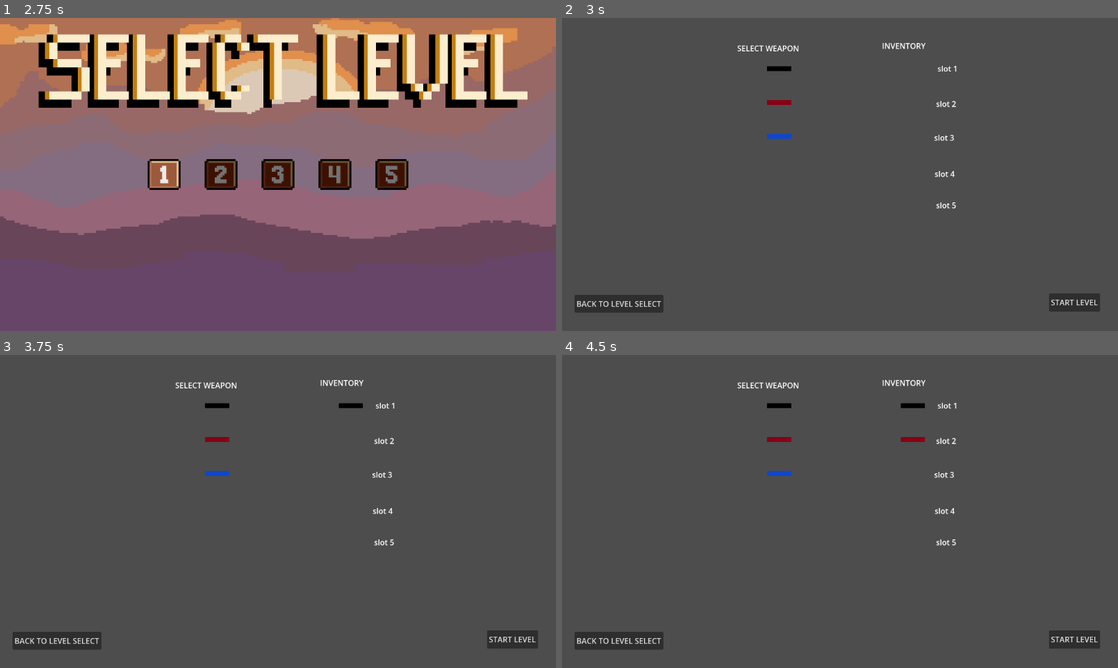
Above: before the commit, frames 1-4 (two rows, left to right).
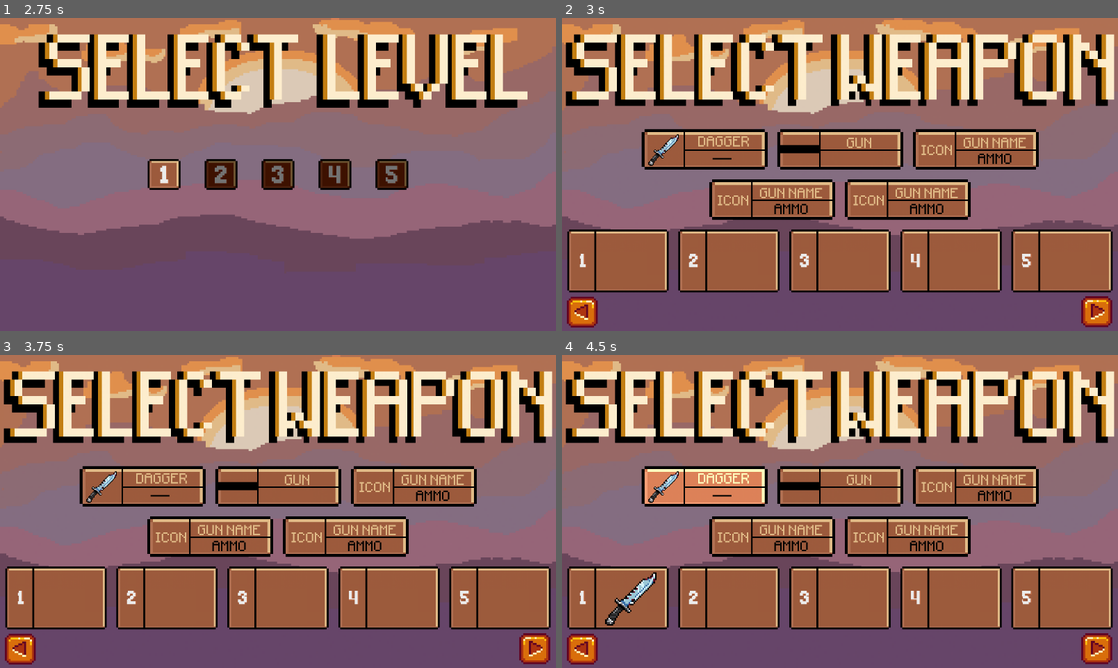
Above: after the commit, the same moments.

Repository: Audxius/Blaze-runner
Game: Godot game, scene res://Scenes/Title screen.tscn
The game is run twice, just before and just after one commit, with the same random seed, the same clock (stepped at 60 frames per second) and the same inputs. This scene is started directly instead of the project's main scene.
Inputs (mouse positions are in pixels of both pictures, inside the frame that each line leads up to; where the layout moved, square brackets give the same spot in the first picture):
- Up to frame 1 (2.75 s): tap Enter (enter) at 0.5 s; move the mouse to (250, 237) at 0.52 s; hold D 0.53-2 s; tap 1 (1) at 0.6 s; tap 2 (2) at 0.8, 1.35 s; move the mouse to (444, 221) at 1.27 s; tap 3 (3) at 1.55 s; click (278, 124) at 2 s
- Up to frame 2 (3 s): click (728, 174) at 2.75 s
- Up to frame 3 (3.75 s): click (216, 405) at 3.52 s
- Up to frame 4 (4.5 s): click (706, 486) [778, 439] at 4.25 s

Frame 1 is identical in both runs. In frame 2, 100% of the frame differs, in the area x 0-100%, y 0-100%; in frame 3, 100%; in frame 4, 100%.

Commit message:
added gun select visuals

Diff:
--- a/Scenes/GunSelectScreen/GunSelectScene.tscn
+++ b/Scenes/GunSelectScreen/GunSelectScene.tscn
@@ -1,18 +1,34 @@
-[gd_scene load_steps=14 format=3 uid="uid://diqcqhhh7hcmy"]
+[gd_scene load_steps=30 format=3 uid="uid://diqcqhhh7hcmy"]
 
 [ext_resource type="Script" path="res://Scenes/GunSelectScreen/gun_select_scene_script.gd" id="1_0yuvc"]
 [ext_resource type="Script" path="res://Scenes/GunSelectScreen/start_level_script.gd" id="1_4s7n6"]
 [ext_resource type="Script" path="res://Scenes/GunSelectScreen/button_script.gd" id="1_c5pn4"]
+[ext_resource type="Texture2D" uid="uid://le28kvrnwj14" path="res://Scenes/GunSelectScreen/start button.png" id="2_713q0"]
+[ext_resource type="Texture2D" uid="uid://btsusdhu7nk5v" path="res://Scenes/GunSelectScreen/background.png" id="2_wbldg"]
+[ext_resource type="Texture2D" uid="uid://dbku15fyjknaj" path="res://Scenes/GunSelectScreen/start button highlight.png" id="4_84ndr"]
 [ext_resource type="Texture2D" uid="uid://dh7obdnfkm5sc" path="res://Scenes/Weapons/placeholder1.png" id="4_x5amm"]
-[ext_resource type="Texture2D" uid="uid://b3wrp3al7v2g0" path="res://Scenes/Weapons/placeholder2.png" id="5_i8j7d"]
 [ext_resource type="PackedScene" uid="uid://bcql748qrufws" path="res://Scenes/Weapons/placeholder1.tscn" id="6_ytju4"]
+[ext_resource type="Texture2D" uid="uid://dq5l1bbpd2klw" path="res://Scenes/GunSelectScreen/dagger button highlight.png" id="7_06w2l"]
 [ext_resource type="PackedScene" uid="uid://bqd3mql8a8feh" path="res://Scenes/GunSelectScreen/WeaponSelectButton.tscn" id="7_12d60"]
 [ext_resource type="PackedScene" uid="uid://cleirbyd7kb75" path="res://Scenes/GunSelectScreen/InventoryButtonScene.tscn" id="7_shw18"]
-[ext_resource type="Texture2D" uid="uid://dbw5sde6vl7xu" path="res://Scenes/Weapons/placeholder3.png" id="7_unjq2"]
-[ext_resource type="PackedScene" uid="uid://dia1xvjitklko" path="res://Scenes/Weapons/placeholder2.tscn" id="8_r34f4"]
 [ext_resource type="Texture2D" uid="uid://dx8eaord5dax5" path="res://Scenes/Weapons/hideTexture.png" id="8_xmaa4"]
-[ext_resource type="PackedScene" uid="uid://cmjh8ysbdmj5v" path="res://Scenes/Weapons/placeholder3.tscn" id="10_21k1o"]
+[ext_resource type="PackedScene" uid="uid://dsafi7m7f0lf7" path="res://Scenes/Weapons/dagger.tscn" id="9_ovotd"]
+[ext_resource type="Texture2D" uid="uid://dlh0rd57bif8" path="res://Scenes/GunSelectScreen/gun button temp.png" id="10_kbua6"]
 [ext_resource type="AudioStream" uid="uid://co3dvbugwpq3s" path="res://Scenes/GunSelectScreen/Gun_Select_audio.wav" id="10_rc4ro"]
+[ext_resource type="Texture2D" uid="uid://chycwpwoopcff" path="res://Scenes/GunSelectScreen/gun button highlight.png" id="11_q3hth"]
+[ext_resource type="Texture2D" uid="uid://cfaj6uwethkmd" path="res://Scenes/GunSelectScreen/weapon button.png" id="12_ankj3"]
+[ext_resource type="Texture2D" uid="uid://cb1w07avttfuv" path="res://Scenes/GunSelectScreen/button1.png" id="13_f86g5"]
+[ext_resource type="Texture2D" uid="uid://ct6twxlmggtgs" path="res://Scenes/Weapons/dagger.png" id="14_fvd13"]
+[ext_resource type="Texture2D" uid="uid://dfx2lpwf1lrtr" path="res://Scenes/GunSelectScreen/button2.png" id="15_fof0l"]
+[ext_resource type="Texture2D" uid="uid://8b3wbplsiqyp" path="res://Scenes/GunSelectScreen/dagger button.png" id="16_1kqk6"]
+[ext_resource type="Texture2D" uid="uid://df41lh2b47nd8" path="res://Scenes/GunSelectScreen/button3.png" id="16_au88s"]
+[ext_resource type="Texture2D" uid="uid://2i7aaywjv2mw" path="res://Scenes/GunSelectScreen/button4.png" id="17_3umhq"]
+[ext_resource type="Texture2D" uid="uid://bhq1tuftoohxg" path="res://Scenes/GunSelectScreen/button1 highlight.png" id="17_7m4ea"]
+[ext_resource type="Texture2D" uid="uid://bywd8wdg3g2yg" path="res://Scenes/GunSelectScreen/button5.png" id="18_hwgqp"]
+[ext_resource type="Texture2D" uid="uid://drf3jyfankcxg" path="res://Scenes/GunSelectScreen/button2 highlight.png" id="20_uxart"]
+[ext_resource type="Texture2D" uid="uid://cerxcjnswi4pt" path="res://Scenes/GunSelectScreen/button3 highlight.png" id="22_pc8cf"]
+[ext_resource type="Texture2D" uid="uid://cnfdag1ws0yhl" path="res://Scenes/GunSelectScreen/button4 highlight.png" id="24_ojvfr"]
+[ext_resource type="Texture2D" uid="uid://buixnqnlyaenq" path="res://Scenes/GunSelectScreen/button5 highlight.png" id="26_wcima"]
 
 [node name="GunSelectScene" type="Control"]
 layout_mode = 3
@@ -23,34 +39,50 @@
 grow_vertical = 2
 script = ExtResource("1_0yuvc")
 
-[node name="StartLevelButton" type="Button" parent="."]
+[node name="TextureRect" type="TextureRect" parent="."]
+layout_mode = 1
+anchors_preset = 15
+anchor_right = 1.0
+anchor_bottom = 1.0
+grow_horizontal = 2
+grow_vertical = 2
+texture = ExtResource("2_wbldg")
+
+[node name="StartLevelButton" type="TextureButton" parent="."]
 layout_mode = 0
-offset_left = 1009.0
-offset_top = 570.0
-offset_right = 1115.0
-offset_bottom = 608.0
-text = "START LEVEL"
+offset_left = 1076.0
+offset_top = 576.0
+offset_right = 1140.0
+offset_bottom = 640.0
+texture_normal = ExtResource("2_713q0")
+texture_hover = ExtResource("4_84ndr")
 script = ExtResource("1_4s7n6")
 
-[node name="GoToLevelSelectButton" type="Button" parent="."]
+[node name="GoToLevelSelectButton" type="TextureButton" parent="."]
 layout_mode = 0
-offset_left = 26.0
-offset_top = 573.0
-offset_right = 210.0
-offset_bottom = 610.0
-text = "BACK TO LEVEL SELECT"
+offset_left = 10.0
+offset_top = 577.0
+offset_right = 74.0
+offset_bottom = 641.0
+texture_normal = ExtResource("2_713q0")
+texture_hover = ExtResource("4_84ndr")
+flip_h = true
 script = ExtResource("1_c5pn4")
 levelPath = NodePath("res://Scenes/LevelSelectScreen/LevelSelectScene.tscn")
 
 [node name="MarginContainer" type="MarginContainer" parent="."]
 layout_mode = 1
-anchors_preset = -1
-anchor_bottom = 0.837
-offset_right = 500.0
-offset_bottom = 6.62396
+anchors_preset = 8
+anchor_left = 0.5
+anchor_top = 0.5
+anchor_right = 0.5
+anchor_bottom = 0.5
+offset_left = -595.5
+offset_top = -144.0
+offset_right = 595.5
+offset_bottom = 144.0
+grow_horizontal = 2
 grow_vertical = 2
-theme_override_constants/margin_left = 400
-theme_override_constants/margin_top = 100
 
 [node name="HBoxContainer" type="HBoxContainer" parent="MarginContainer"]
 layout_mode = 2
@@ -58,127 +90,196 @@
 
 [node name="GridContainer" type="GridContainer" parent="MarginContainer/HBoxContainer"]
 layout_mode = 2
-theme_override_constants/v_separation = 60
-
-[node name="WeaponSelectButton" parent="MarginContainer/HBoxContainer/GridContainer" instance=ExtResource("7_12d60")]
-layout_mode = 2
-texture_normal = ExtResource("4_x5amm")
+size_flags_vertical = 4
+theme_override_constants/h_separation = 20
+theme_override_constants/v_separation = 20
+
+[node name="HBoxContainer" type="HBoxContainer" parent="MarginContainer/HBoxContainer/GridContainer"]
+layout_mode = 2
+theme_override_constants/separation = 20
+
+[node name="WeaponSelectButton2" parent="MarginContainer/HBoxContainer/GridContainer/HBoxContainer" instance=ExtResource("7_12d60")]
+layout_mode = 2
+texture_normal = ExtResource("16_1kqk6")
+texture_hover = ExtResource("7_06w2l")
+weaponTexture = ExtResource("14_fvd13")
+weaponScenePacked = ExtResource("9_ovotd")
+
+[node name="TextureRect" type="TextureRect" parent="MarginContainer/HBoxContainer/GridContainer/HBoxContainer/WeaponSelectButton2"]
+layout_mode = 1
+anchors_preset = -1
+anchor_left = 0.019
+anchor_top = 0.071
+anchor_right = 0.019
+anchor_bottom = 0.071
+offset_left = 0.0409999
+offset_top = 0.0359998
+offset_right = 82.041
+offset_bottom = 72.036
+texture = ExtResource("14_fvd13")
+expand_mode = 1
+stretch_mode = 5
+
+[node name="WeaponSelectButton3" parent="MarginContainer/HBoxContainer/GridContainer/HBoxContainer" instance=ExtResource("7_12d60")]
+layout_mode = 2
+texture_normal = ExtResource("10_kbua6")
+texture_hover = ExtResource("11_q3hth")
 weaponTexture = ExtResource("4_x5amm")
 weaponScenePacked = ExtResource("6_ytju4")
 
-[node name="WeaponSelectButton2" parent="MarginContainer/HBoxContainer/GridContainer" instance=ExtResource("7_12d60")]
-layout_mode = 2
-texture_normal = ExtResource("5_i8j7d")
-weaponTexture = ExtResource("5_i8j7d")
-weaponScenePacked = ExtResource("8_r34f4")
-
-[node name="WeaponSelectButton3" parent="MarginContainer/HBoxContainer/GridContainer" instance=ExtResource("7_12d60")]
-layout_mode = 2
-texture_normal = ExtResource("7_unjq2")
-weaponTexture = ExtResource("7_unjq2")
-weaponScenePacked = ExtResource("10_21k1o")
+[node name="TextureRect" type="TextureRect" parent="MarginContainer/HBoxContainer/GridContainer/HBoxContainer/WeaponSelectButton3"]
+layout_mode = 0
+offset_right = 89.0
+offset_bottom = 83.0
+texture = ExtResource("4_x5amm")
+expand_mode = 2
+stretch_mode = 5
+
+[node name="WeaponSelectButton4" parent="MarginContainer/HBoxContainer/GridContainer/HBoxContainer" instance=ExtResource("7_12d60")]
+layout_mode = 2
+texture_normal = ExtResource("12_ankj3")
+
+[node name="TextureRect" type="TextureRect" parent="MarginContainer/HBoxContainer/GridContainer/HBoxContainer/WeaponSelectButton4"]
+offset_right = 40.0
+offset_bottom = 40.0
+
+[node name="HBoxContainer2" type="HBoxContainer" parent="MarginContainer/HBoxContainer/GridContainer"]
+layout_mode = 2
+size_flags_horizontal = 4
+theme_override_constants/separation = 20
+
+[node name="WeaponSelectButton5" parent="MarginContainer/HBoxContainer/GridContainer/HBoxContainer2" instance=ExtResource("7_12d60")]
+layout_mode = 2
+texture_normal = ExtResource("12_ankj3")
+
+[node name="TextureRect" type="TextureRect" parent="MarginContainer/HBoxContainer/GridContainer/HBoxContainer2/WeaponSelectButton5"]
+offset_right = 40.0
+offset_bottom = 40.0
+
+[node name="WeaponSelectButton6" parent="MarginContainer/HBoxContainer/GridContainer/HBoxContainer2" instance=ExtResource("7_12d60")]
+layout_mode = 2
+texture_normal = ExtResource("12_ankj3")
+
+[node name="TextureRect" type="TextureRect" parent="MarginContainer/HBoxContainer/GridContainer/HBoxContainer2/WeaponSelectButton6"]
+offset_right = 40.0
+offset_bottom = 40.0
 
 [node name="MarginContainer2" type="MarginContainer" parent="."]
 layout_mode = 1
 anchors_preset = -1
-anchor_left = 1.0
+anchor_top = 0.9
 anchor_right = 1.0
-anchor_bottom = 0.829
-offset_left = -400.0
-offset_bottom = 3.80798
-grow_horizontal = 0
-grow_vertical = 2
-theme_override_constants/margin_top = 100
-theme_override_constants/margin_right = 400
+anchor_bottom = 0.9
+offset_top = -225.2
+offset_bottom = 6.79999
+grow_horizontal = 2
+grow_vertical = 0
+theme_override_constants/margin_top = 80
 
 [node name="HBoxContainer" type="HBoxContainer" parent="MarginContainer2"]
 layout_mode = 2
+theme_override_constants/separation = 20
 alignment = 1
 
-[node name="GridContainer" type="GridContainer" parent="MarginContainer2/HBoxContainer"]
-layout_mode = 2
-theme_override_constants/v_separation = 60
-
-[node name="InventoryButtonScene" parent="MarginContainer2/HBoxContainer/GridContainer" instance=ExtResource("7_shw18")]
-layout_mode = 2
-texture_normal = ExtResource("8_xmaa4")
-hideTexture = ExtResource("8_xmaa4")
-
-[node name="InventoryButtonScene2" parent="MarginContainer2/HBoxContainer/GridContainer" instance=ExtResource("7_shw18")]
-layout_mode = 2
-texture_normal = ExtResource("8_xmaa4")
-hideTexture = ExtResource("8_xmaa4")
-
-[node name="InventoryButtonScene3" parent="MarginContainer2/HBoxContainer/GridContainer" instance=ExtResource("7_shw18")]
-layout_mode = 2
-texture_normal = ExtResource("8_xmaa4")
-hideTexture = ExtResource("8_xmaa4")
-
-[node name="InventoryButtonScene4" parent="MarginContainer2/HBoxContainer/GridContainer" instance=ExtResource("7_shw18")]
-layout_mode = 2
-texture_normal = ExtResource("8_xmaa4")
-hideTexture = ExtResource("8_xmaa4")
-
-[node name="InventoryButtonScene5" parent="MarginContainer2/HBoxContainer/GridContainer" instance=ExtResource("7_shw18")]
-layout_mode = 2
-texture_normal = ExtResource("8_xmaa4")
-hideTexture = ExtResource("8_xmaa4")
-
-[node name="Label" type="Label" parent="."]
-layout_mode = 0
-offset_left = 363.0
-offset_top = 51.0
-offset_right = 492.0
-offset_bottom = 74.0
-text = "SELECT WEAPON"
-
-[node name="Label2" type="Label" parent="."]
-layout_mode = 0
-offset_left = 663.0
-offset_top = 46.0
-offset_right = 792.0
-offset_bottom = 69.0
-text = "INVENTORY"
-
-[node name="Label3" type="Label" parent="."]
-layout_mode = 0
-offset_left = 778.0
-offset_top = 93.0
-offset_right = 907.0
-offset_bottom = 116.0
-text = "slot 1"
-
-[node name="Label4" type="Label" parent="."]
-layout_mode = 0
-offset_left = 775.0
-offset_top = 166.0
-offset_right = 904.0
-offset_bottom = 189.0
-text = "slot 2"
-
-[node name="Label5" type="Label" parent="."]
-layout_mode = 0
-offset_left = 771.0
-offset_top = 236.0
-offset_right = 900.0
-offset_bottom = 259.0
-text = "slot 3"
-
-[node name="Label6" type="Label" parent="."]
-layout_mode = 0
-offset_left = 772.0
-offset_top = 311.0
-offset_right = 901.0
-offset_bottom = 334.0
-text = "slot 4"
-
-[node name="Label7" type="Label" parent="."]
-layout_mode = 0
-offset_left = 775.0
-offset_top = 376.0
-offset_right = 904.0
-offset_bottom = 399.0
-text = "slot 5"
+[node name="InventoryButtonScene" parent="MarginContainer2/HBoxContainer" instance=ExtResource("7_shw18")]
+layout_mode = 2
+texture_normal = ExtResource("13_f86g5")
+texture_hover = ExtResource("17_7m4ea")
+hideTexture = ExtResource("8_xmaa4")
+
+[node name="TextureRect" type="TextureRect" parent="MarginContainer2/HBoxContainer/InventoryButtonScene"]
+layout_mode = 1
+anchors_preset = -1
+anchor_left = 0.286
+anchor_top = 0.024
+anchor_right = 0.286
+anchor_bottom = 0.024
+offset_left = -0.0600014
+offset_top = 0.2
+offset_right = 144.94
+offset_bottom = 121.2
+expand_mode = 2
+stretch_mode = 5
+
+[node name="InventoryButtonScene2" parent="MarginContainer2/HBoxContainer" instance=ExtResource("7_shw18")]
+layout_mode = 2
+texture_normal = ExtResource("15_fof0l")
+texture_hover = ExtResource("20_uxart")
+hideTexture = ExtResource("8_xmaa4")
+
+[node name="TextureRect" type="TextureRect" parent="MarginContainer2/HBoxContainer/InventoryButtonScene2"]
+layout_mode = 1
+anchors_preset = -1
+anchor_left = 0.286
+anchor_top = 0.024
+anchor_right = 0.286
+anchor_bottom = 0.024
+offset_left = -0.0600014
+offset_top = 0.2
+offset_right = 144.94
+offset_bottom = 121.2
+expand_mode = 2
+stretch_mode = 5
+
+[node name="InventoryButtonScene3" parent="MarginContainer2/HBoxContainer" instance=ExtResource("7_shw18")]
+layout_mode = 2
+texture_normal = ExtResource("16_au88s")
+texture_hover = ExtResource("22_pc8cf")
+hideTexture = ExtResource("8_xmaa4")
+
+[node name="TextureRect" type="TextureRect" parent="MarginContainer2/HBoxContainer/InventoryButtonScene3"]
+layout_mode = 1
+anchors_preset = -1
+anchor_left = 0.286
+anchor_top = 0.024
+anchor_right = 0.286
+anchor_bottom = 0.024
+offset_left = -0.0600014
+offset_top = 0.2
+offset_right = 144.94
+offset_bottom = 121.2
+expand_mode = 2
+stretch_mode = 5
+
+[node name="InventoryButtonScene4" parent="MarginContainer2/HBoxContainer" instance=ExtResource("7_shw18")]
+layout_mode = 2
+texture_normal = ExtResource("17_3umhq")
+texture_hover = ExtResource("24_ojvfr")
+hideTexture = ExtResource("8_xmaa4")
+
+[node name="TextureRect" type="TextureRect" parent="MarginContainer2/HBoxContainer/InventoryButtonScene4"]
+layout_mode = 1
+anchors_preset = -1
+anchor_left = 0.286
+anchor_top = 0.024
+anchor_right = 0.286
+anchor_bottom = 0.024
+offset_left = -0.0600014
+offset_top = 0.2
+offset_right = 144.94
+offset_bottom = 121.2
+expand_mode = 2
+stretch_mode = 5
+
+[node name="InventoryButtonScene5" parent="MarginContainer2/HBoxContainer" instance=ExtResource("7_shw18")]
+layout_mode = 2
+texture_normal = ExtResource("18_hwgqp")
+texture_hover = ExtResource("26_wcima")
+hideTexture = ExtResource("8_xmaa4")
+
+[node name="TextureRect" type="TextureRect" parent="MarginContainer2/HBoxContainer/InventoryButtonScene5"]
+layout_mode = 1
+anchors_preset = -1
+anchor_left = 0.286
+anchor_top = 0.024
+anchor_right = 0.286
+anchor_bottom = 0.024
+offset_left = -0.0600014
+offset_top = 0.2
+offset_right = 144.94
+offset_bottom = 121.2
+expand_mode = 2
+stretch_mode = 5
 
 [node name="AudioStreamPlayer2D" type="AudioStreamPlayer2D" parent="."]
 stream = ExtResource("10_rc4ro")
@@ -187,11 +288,13 @@
 
 [connection signal="pressed" from="StartLevelButton" to="StartLevelButton" method="_on_pressed"]
 [connection signal="pressed" from="GoToLevelSelectButton" to="GoToLevelSelectButton" method="_on_pressed"]
-[connection signal="selected" from="MarginContainer/HBoxContainer/GridContainer/WeaponSelectButton" to="." method="_on_weapon_select_button_selected"]
-[connection signal="selected" from="MarginContainer/HBoxContainer/GridContainer/WeaponSelectButton2" to="." method="_on_weapon_select_button_selected"]
-[connection signal="selected" from="MarginContainer/HBoxContainer/GridContainer/WeaponSelectButton3" to="." method="_on_weapon_select_button_selected"]
-[connection signal="selectedInventory" from="MarginContainer2/HBoxContainer/GridContainer/InventoryButtonScene" to="." method="_on_inventory_button_scene_selected_inventory"]
-[connection signal="selectedInventory" from="MarginContainer2/HBoxContainer/GridContainer/InventoryButtonScene2" to="." method="_on_inventory_button_scene_selected_inventory"]
-[connection signal="selectedInventory" from="MarginContainer2/HBoxContainer/GridContainer/InventoryButtonScene3" to="." method="_on_inventory_button_scene_selected_inventory"]
-[connection signal="selectedInventory" from="MarginContainer2/HBoxContainer/GridContainer/InventoryButtonScene4" to="." method="_on_inventory_button_scene_selected_inventory"]
-[connection signal="selectedInventory" from="MarginContainer2/HBoxContainer/GridContainer/InventoryButtonScene5" to="." method="_on_inventory_button_scene_selected_inventory"]
+[connection signal="selected" from="MarginContainer/HBoxContainer/GridContainer/HBoxContainer/WeaponSelectButton2" to="." method="_on_weapon_select_button_selected"]
+[connection signal="selected" from="MarginContainer/HBoxContainer/GridContainer/HBoxContainer/WeaponSelectButton3" to="." method="_on_weapon_select_button_selected"]
+[connection signal="selected" from="MarginContainer/HBoxContainer/GridContainer/HBoxContainer/WeaponSelectButton4" to="." method="_on_weapon_select_button_selected"]
+[connection signal="selected" from="MarginContainer/HBoxContainer/GridContainer/HBoxContainer2/WeaponSelectButton5" to="." method="_on_weapon_select_button_selected"]
+[connection signal="selected" from="MarginContainer/HBoxContainer/GridContainer/HBoxContainer2/WeaponSelectButton6" to="." method="_on_weapon_select_button_selected"]
+[connection signal="selectedInventory" from="MarginContainer2/HBoxContainer/InventoryButtonScene" to="." method="_on_inventory_button_scene_selected_inventory"]
+[connection signal="selectedInventory" from="MarginContainer2/HBoxContainer/InventoryButtonScene2" to="." method="_on_inventory_button_scene_selected_inventory"]
+[connection signal="selectedInventory" from="MarginContainer2/HBoxContainer/InventoryButtonScene3" to="." method="_on_inventory_button_scene_selected_inventory"]
+[connection signal="selectedInventory" from="MarginContainer2/HBoxContainer/InventoryButtonScene4" to="." method="_on_inventory_button_scene_selected_inventory"]
+[connection signal="selectedInventory" from="MarginContainer2/HBoxContainer/InventoryButtonScene5" to="." method="_on_inventory_button_scene_selected_inventory"]
--- a/Scenes/GunSelectScreen/gun_select_scene_script.gd
+++ b/Scenes/GunSelectScreen/gun_select_scene_script.gd
@@ -5,17 +5,15 @@
 var inventoryButtons = []
 # Called when the node enters the scene tree for the first time.
 func _ready():
+	weaponTextures.append(load("res://Scenes/Weapons/dagger.png"))
 	weaponTextures.append(load("res://Scenes/Weapons/placeholder1.png"))
-	weaponTextures.append(load("res://Scenes/Weapons/placeholder2.png"))
-	weaponTextures.append(load("res://Scenes/Weapons/placeholder3.png"))
+	weaponInstances.append(preload("res://Scenes/Weapons/dagger.tscn"))
 	weaponInstances.append(preload("res://Scenes/Weapons/placeholder1.tscn"))
-	weaponInstances.append(preload("res://Scenes/Weapons/placeholder2.tscn"))
-	weaponInstances.append(preload("res://Scenes/Weapons/placeholder3.tscn"))
-	inventoryButtons.append($MarginContainer2/HBoxContainer/GridContainer/InventoryButtonScene)
-	inventoryButtons.append($MarginContainer2/HBoxContainer/GridContainer/InventoryButtonScene2)
-	inventoryButtons.append($MarginContainer2/HBoxContainer/GridContainer/InventoryButtonScene3)
-	inventoryButtons.append($MarginContainer2/HBoxContainer/GridContainer/InventoryButtonScene4)
-	inventoryButtons.append($MarginContainer2/HBoxContainer/GridContainer/InventoryButtonScene5)
+	inventoryButtons.append($MarginContainer2/HBoxContainer/InventoryButtonScene)
+	inventoryButtons.append($MarginContainer2/HBoxContainer/InventoryButtonScene2)
+	inventoryButtons.append($MarginContainer2/HBoxContainer/InventoryButtonScene3)
+	inventoryButtons.append($MarginContainer2/HBoxContainer/InventoryButtonScene4)
+	inventoryButtons.append($MarginContainer2/HBoxContainer/InventoryButtonScene5)
 	show_weapons_in_inventory()
 
 #Kai paspaudziamas ginklo pasirinkimo mygtukas, pasirinktas ginklas idedamas i ginklu masyva
@@ -25,10 +23,9 @@
 		for i in 5:
 			if Global.weapons[i] == null:
 				Global.weapons[i] = weaponScenePacked
-				inventoryButtons[i].set_texture_normal(weaponTexture)
-				inventoryButtons[i].weaponTexture = weaponTexture
+				inventoryButtons[i].get_node("TextureRect").texture = weaponTexture
+				#inventoryButtons[i].weaponTexture = weaponTexture
 				inventoryButtons[i].weaponScenePacked = weaponScenePacked
-				inventoryButtons[i].show()
 				return
 
 #spaudziant ant ginklo, kuris inventoriuje, jis pasalinamas is ginklo masyvo
@@ -46,11 +43,9 @@
 				set_inventory_from_list(inventoryButtons[i], weaponInstances[0], weaponTextures[0])
 			if Global.weapons[i] == weaponInstances[1]:
 				set_inventory_from_list(inventoryButtons[i], weaponInstances[1], weaponTextures[1])
-			if Global.weapons[i] == weaponInstances[2]:
-				set_inventory_from_list(inventoryButtons[i], weaponInstances[2], weaponTextures[2])
 
 func set_inventory_from_list(button, weapon, weaponTexture):
-	button.set_texture_normal(weaponTexture)
-	button.weaponTexture = weaponTexture
+	button.get_node("TextureRect").texture = weaponTexture
+	#button.weaponTexture = weaponTexture
 	button.weaponScenePacked = weapon
 	button.show()
--- a/Scenes/GunSelectScreen/inventory_button_script.gd
+++ b/Scenes/GunSelectScreen/inventory_button_script.gd
@@ -1,7 +1,7 @@
 extends Node
 
 signal selectedInventory
-@export var weaponTexture : CompressedTexture2D
+#@export var weaponTexture : CompressedTexture2D
 @export var hideTexture : CompressedTexture2D
 @export var weaponScenePacked : PackedScene
 var this
@@ -12,6 +12,6 @@
 
 func _on_pressed():
 	selectedInventory.emit(weaponScenePacked)
-	weaponTexture = null
+	#weaponTexture = null
 	weaponScenePacked = null
-	this.set_texture_normal(hideTexture)
+	this.get_node("TextureRect").texture = hideTexture
--- /dev/null
+++ b/Scenes/Weapons/dagger.gd
@@ -0,0 +1,14 @@
+extends Node2D
+
+var kulka = preload("res://Scenes/laser.tscn")
+# Called when the node enters the scene tree for the first time.
+func _ready():
+	pass # Replace with function body.
+
+
+# Called every frame. 'delta' is the elapsed time since the previous frame.
+func _process(delta):
+	look_at(get_global_mouse_position())
+
+	if Input.is_action_pressed("mouse_left"):
+		pass
--- /dev/null
+++ b/Scenes/Weapons/dagger.tscn
@@ -0,0 +1,11 @@
+[gd_scene load_steps=3 format=3 uid="uid://dsafi7m7f0lf7"]
+
+[ext_resource type="Script" path="res://Scenes/Weapons/dagger.gd" id="1_ewtbn"]
+[ext_resource type="Texture2D" uid="uid://ct6twxlmggtgs" path="res://Scenes/Weapons/dagger.png" id="1_hnchy"]
+
+[node name="Dagger" type="Node2D"]
+script = ExtResource("1_ewtbn")
+
+[node name="Sprite2D" type="Sprite2D" parent="."]
+position = Vector2(80, 0)
+texture = ExtResource("1_hnchy")
--- a/Scenes/Weapons/placeholder3.tscn
+++ /dev/null
@@ -1,8 +0,0 @@
-[gd_scene load_steps=2 format=3 uid="uid://cmjh8ysbdmj5v"]
-
-[ext_resource type="Texture2D" uid="uid://dbw5sde6vl7xu" path="res://Scenes/Weapons/placeholder3.png" id="1_imlje"]
-
-[node name="Placeholder3" type="Node2D"]
-
-[node name="Sprite2D" type="Sprite2D" parent="."]
-texture = ExtResource("1_imlje")
Binary file added: Scenes/GunSelectScreen/background.png
Not shown, added: Scenes/GunSelectScreen/background.png.import
Binary file added: Scenes/GunSelectScreen/button1 highlight.png
Not shown, changed: Scenes/GunSelectScreen/button1 highlight.png.import
Binary file added: Scenes/GunSelectScreen/button1.png
Not shown, added: Scenes/GunSelectScreen/button1.png.import
Binary file added: Scenes/GunSelectScreen/button2 highlight.png
Not shown, added: Scenes/GunSelectScreen/button2 highlight.png.import
Binary file added: Scenes/GunSelectScreen/button2.png
Not shown, added: Scenes/GunSelectScreen/button2.png.import
Binary file added: Scenes/GunSelectScreen/button3 highlight.png
Not shown, added: Scenes/GunSelectScreen/button3 highlight.png.import
(and 28 more such lines)
